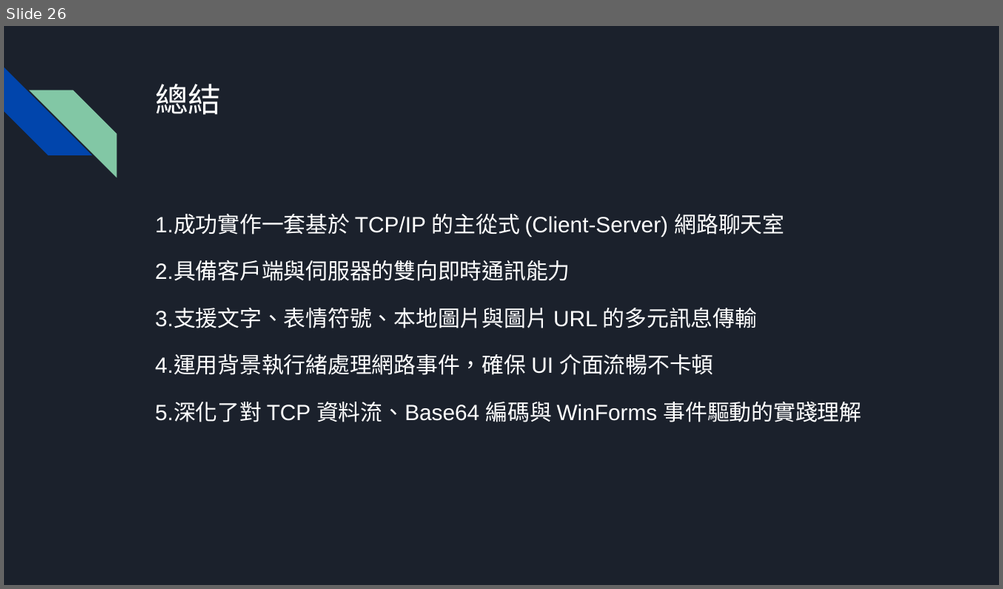
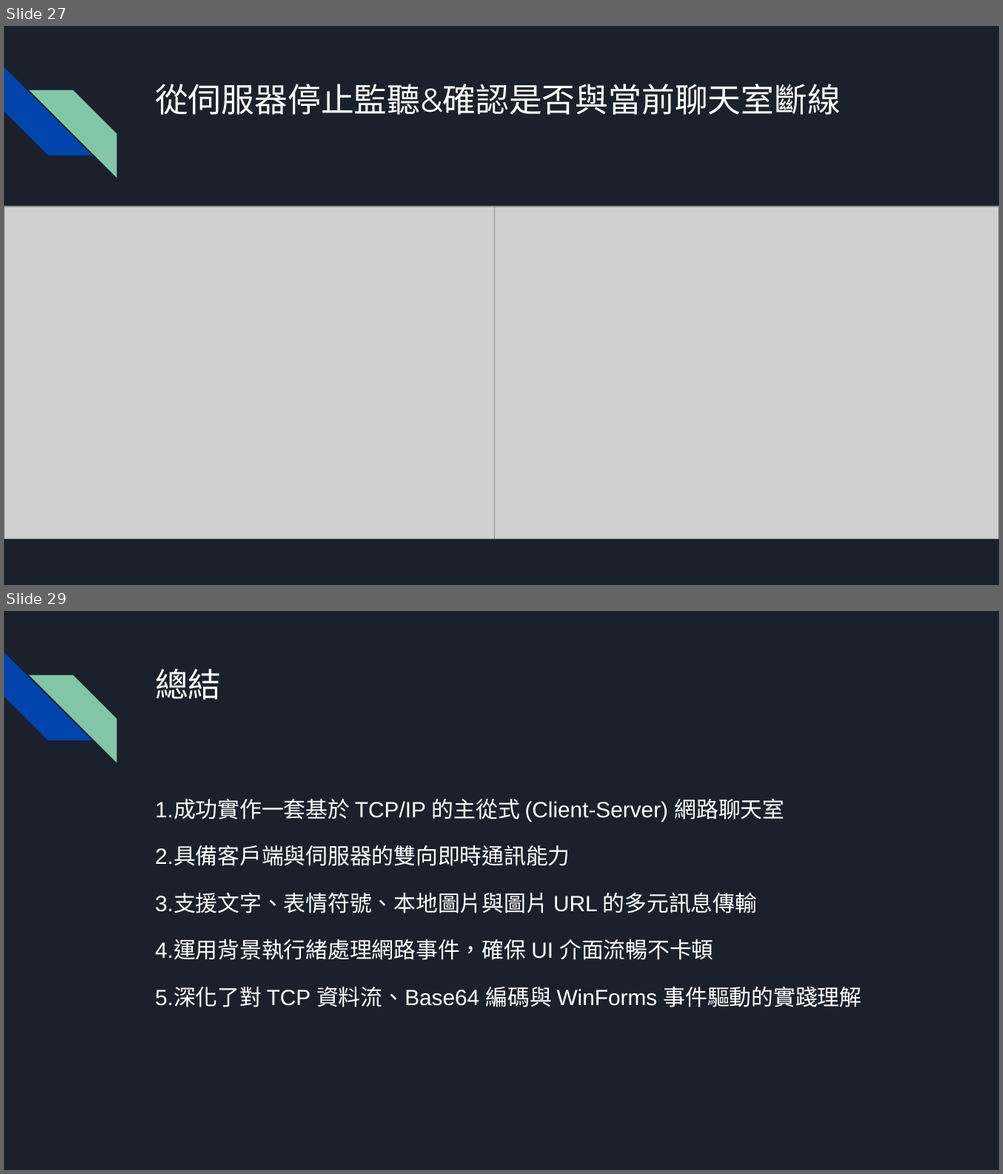
Before and after one commit to wortelbend/C-Sharp_Final, a slide deck: 文件/期末專題 PPT (1).pptx. Shown one above the other, each under a label of ours: slide 26 before the commit, slides 27 and 29 after it; the slides between them are not shown. The pictures are 1003x589 and 1003x1174 pixels, drawn with LibreOffice and Linux fonts; fonts in the diff are those of the drawing; grey boxes stand for pictures. Boxes give left, top, right and bottom in pixels: in the first picture for what was removed or moved away, otherwise in the second. Text is boxed around its words. In the diff, an @@ line names an element or a change of style, - is before the commit and + after.

```diff
--- a/文件/期末專題 PPT (1).pptx
+++ b/文件/期末專題 PPT (1).pptx
@@ slide 27 added at <box>4,26,999,585</box>, background #1B212C; not listed: 2 template elements that a slide beside it also shows @@
@@ title added at <box>155,84,840,115</box>, 24 pt, text #FFFFFF @@
+從伺服器停止監聽&確認是否與當前聊天室斷線
@@ picture added at <box>4,207,495,540</box> @@
@@ picture added at <box>489,207,999,540</box> @@
@@ what was slide 26 is now slide 29 @@
```
Also in this commit, not shown: 5 slides changed, 2 other slides added.
